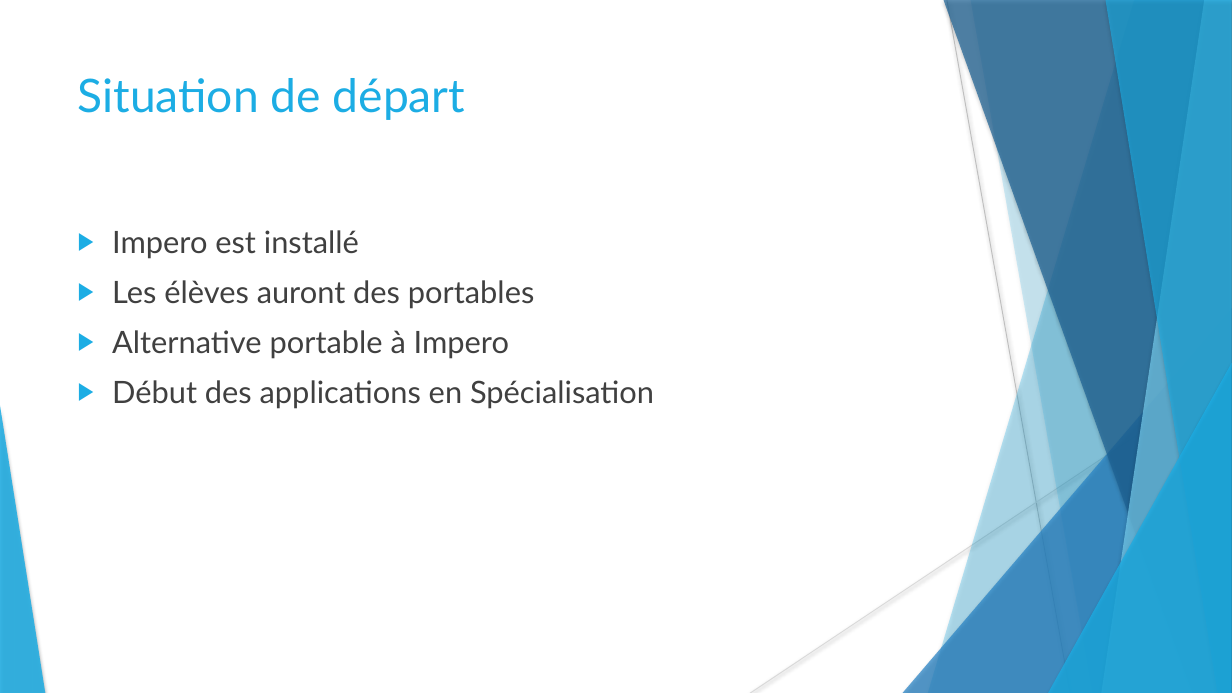
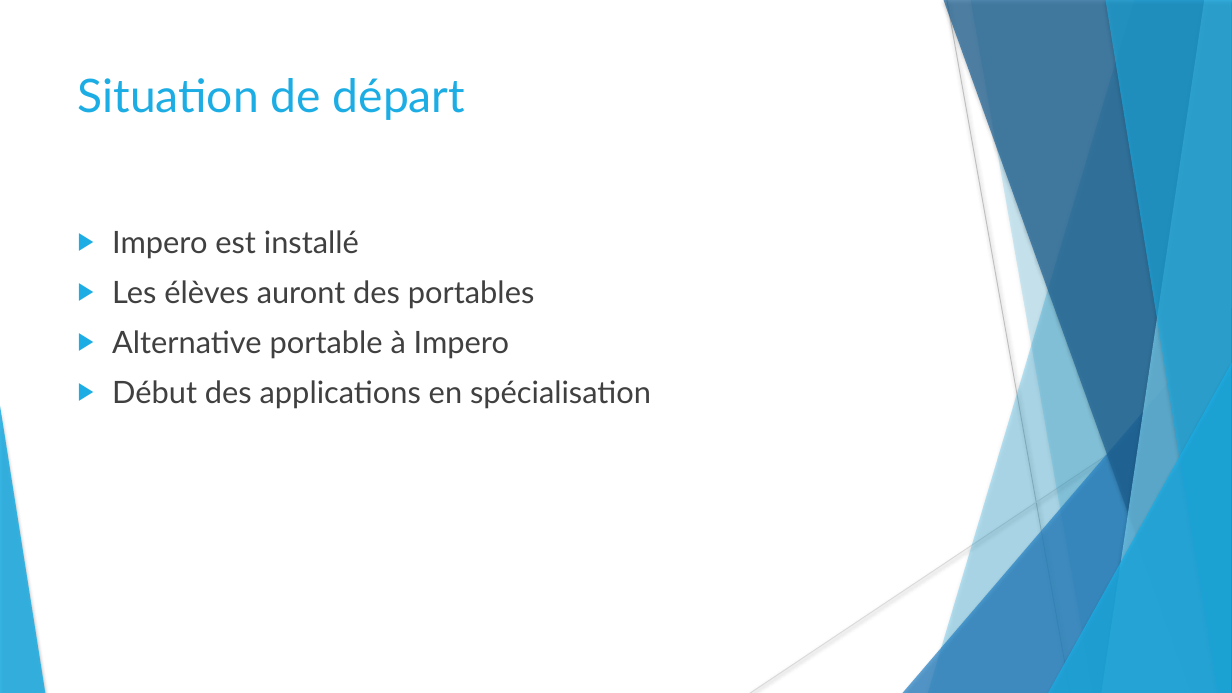
Before and after one commit to stany24/Imepro, a slide deck: slide 4 of Planification/Imepro.pptx. Drawn at 1232x693 pixels with LibreOffice and Linux fonts; fonts in the diff are those of the drawing. Boxes give left, top, right and bottom in pixels: in the first picture for what was removed or moved away, otherwise in the second. Text is boxed around its words. In the diff, an @@ line names an element or a change of style, - is before the commit and + after.

Commit message:
Présentation

```diff
--- a/Planification/Imepro.pptx
+++ b/Planification/Imepro.pptx
@@ text at <box>112,380,651,409</box>: text changed @@
-▶ Début des applications en Spécialisation
+▶ Début des applications en spécialisation
```
Also in this commit, not shown: 5 other slides changed.
